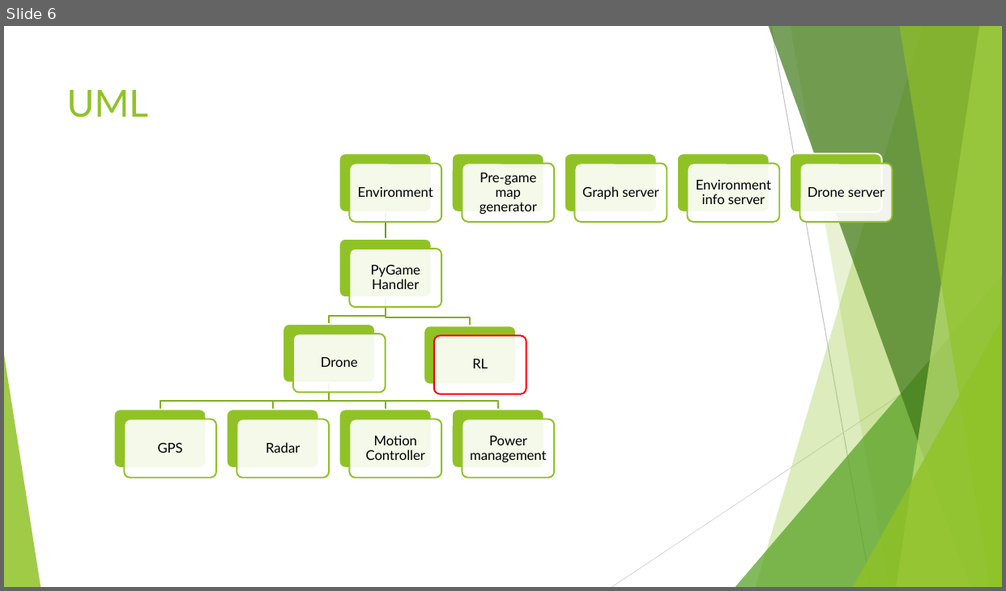
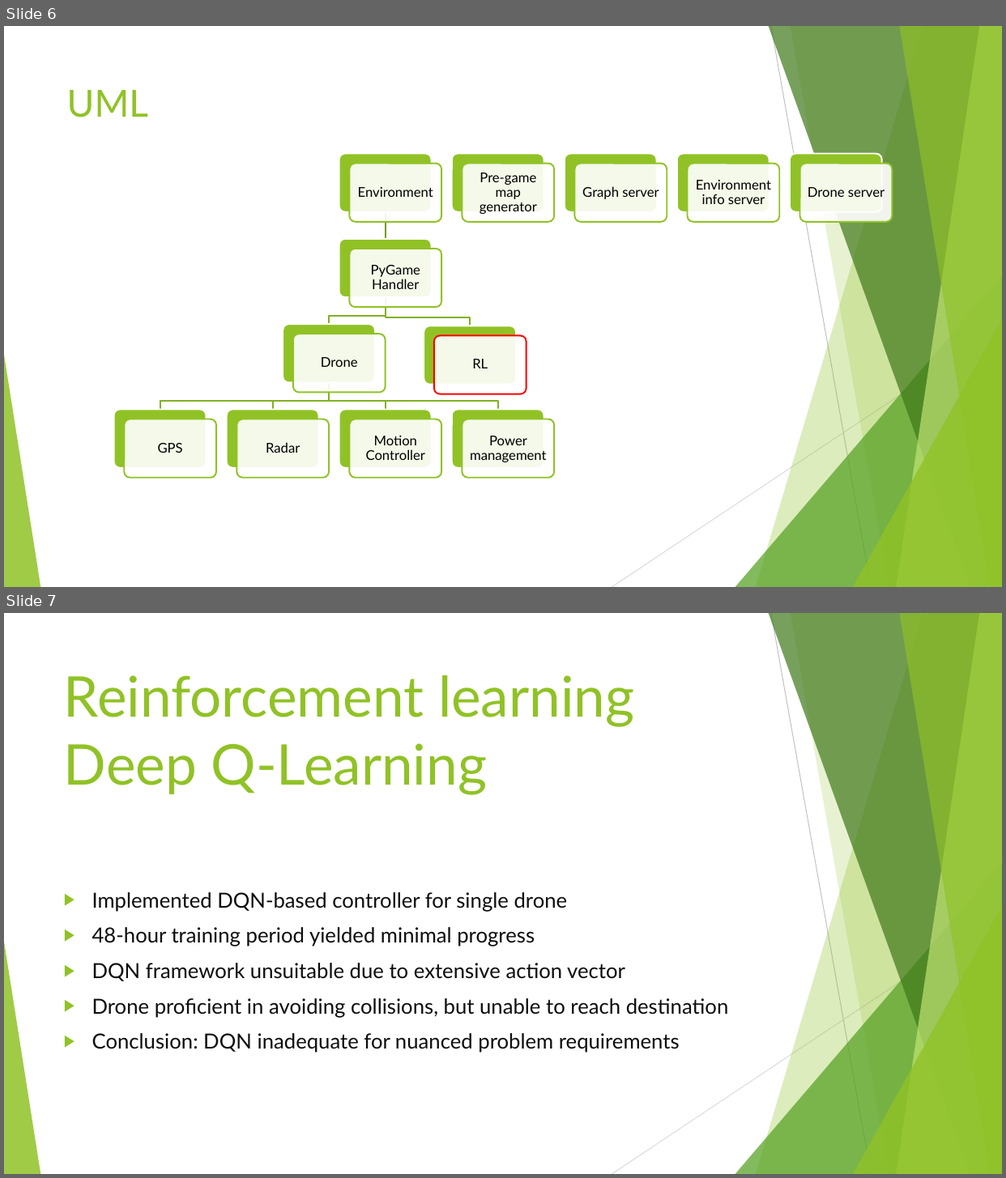
Before and after one commit to ShAssaf/DroneSim, a slide deck: Docs/Project_601.pptx. Shown one above the other, each under a label of ours: slide 6 before the commit, slides 6 and 7 after it. The pictures are 1006x591 and 1006x1178 pixels, drawn with LibreOffice and Linux fonts; fonts in the diff are those of the drawing. Boxes give left, top, right and bottom in pixels: in the first picture for what was removed or moved away, otherwise in the second. Text is boxed around its words. In the diff, an @@ line names an element or a change of style, - is before the commit and + after.

```diff
--- a/Docs/Project_601.pptx
+++ b/Docs/Project_601.pptx
@@ slide 7 added at box(4, 613, 1002, 1174), background #FFFFFF; not listed: 10 template elements that a slide beside it also shows @@
@@ title added at box(64, 675, 635, 795), 54 pt, text #90C226 @@
+Reinforcement learning Deep Q-Learning
@@ text added at box(92, 892, 729, 1053), 20 pt, text #0D0D0D @@
+▶ Implemented DQN-based controller for single drone
+▶ 48-hour training period yielded minimal progress
+▶ DQN framework unsuitable due to extensive action vector
+▶ Drone proficient in avoiding collisions, but unable to reach destination
+▶ Conclusion: DQN inadequate for nuanced problem requirements
```
Also in this commit, not shown: 2 other slides added, 3 slides removed, 1 other file.
